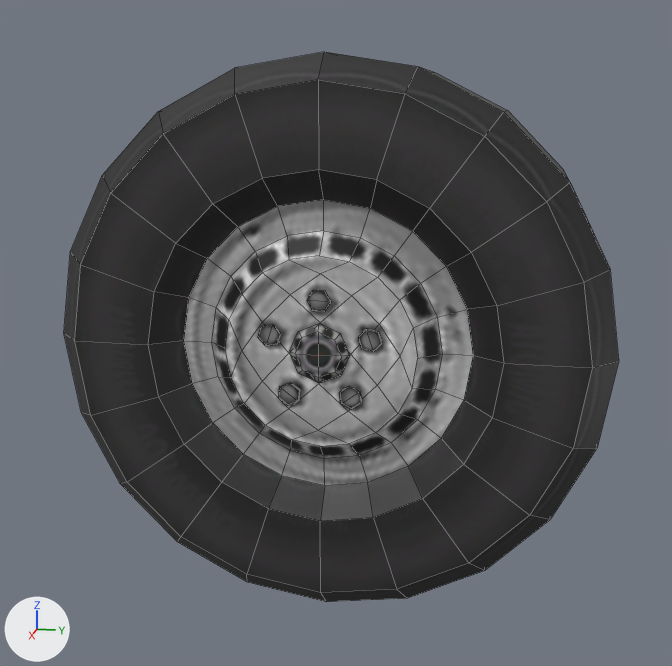
Two versions of the Blender file Parts/Wheels/Wheels.blend, one commit apart.
Camera for both pictures: a camera (50 mm lens) standing at (0.538, 0.104, 0.13) and looking at (0.001, -0.003, -0.004). Arrows for +X, +Y and +Z are at lower left; the lights stay in place. Mesh edges are drawn as thin lines. The same objects are shown in both versions, whatever each file hides.

Before the edit, the objects in view are built like this:
```python
me_wheels_cylinder_003 = bpy.data.meshes.new('Wheels_Cylinder.003')
me_wheels_cylinder_003.from_pydata(...)  # 426 vertices, 374 faces; spans x -0.067..0.067, y -0.156..0.156, z -0.156..0.156
# faces by material slot: [130, 244]
me_wheels_cylinder_003.materials.append(mat_c_wheel)  # picture img_d36bd80540b2df5a4896fe2397f664b2_jpg
me_wheels_cylinder_003.materials.append(mat_material)  # picture img_wheels_normal_1_png
ob_wc_in = bpy.data.objects.new('WC_IN', me_wheels_cylinder_003)
ob_wc_in.location = (0.0, 0.0, 0.0)
ob_wc_in.rotation_euler = (1.571, 0.0, 0.0)  # degrees (90, 0, 0)
```
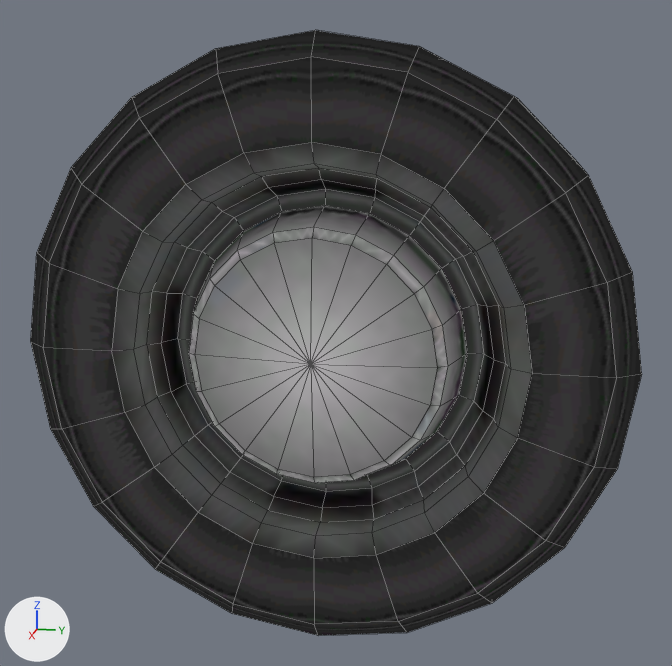
Where the change shows, as pixel boxes [x1, y1, x2, y2] in the pictures (672 x 666 px):
'WC_IN', reshaped, turned: before [64, 52, 619, 602]; after [31, 30, 642, 636]
part 1 of me_wheels_cylinder_003, rebuilt (10% wider, 10% taller): before [64, 52, 619, 602]; after [31, 30, 642, 636]
part 2 of me_wheels_cylinder_003, deleted: before [258, 290, 382, 409]

What changed in the scene script:
```text
Add mat_wheels_normal_1:
    mat_wheels_normal_1 = bpy.data.materials.new('Wheels_Normal_1')
    mat_wheels_normal_1.use_nodes = True; mat_wheels_normal_1.node_tree.nodes.clear()
    _N = mat_wheels_normal_1.node_tree.nodes; _L = mat_wheels_normal_1.node_tree.links
    n0 = _N.new('ShaderNodeOutputMaterial'); n0.name = 'Material Output'
    n1 = _N.new('ShaderNodeTexImage'); n1.name = 'Image Texture.001'
    n1.image = img_wheels_normal_1_png
    _L.new(n1.outputs[0], n0.inputs[0])  # 'Color' to 'Surface'
Change me_wheels_cylinder_003:
    used by ob_wc_in; location = (0.0, 0.0, 0.0); rotation_euler = (1.571, 0.0, 0.0), in degrees (90, 0, 0)
    remove me_wheels_cylinder_003.from_pydata(...)  # 426 vertices, 374 faces; spans x -0.067..0.067, y -0.156..0.156, z -0.156..0.156
    remove me_wheels_cylinder_003.materials.append(mat_c_wheel)  # picture img_d36bd80540b2df5a4896fe2397f664b2_jpg
    remove me_wheels_cylinder_003.materials.append(mat_material)  # picture img_wheels_normal_1_png
    add me_wheels_cylinder_003.from_pydata(...)  # 402 vertices, 420 faces; spans x -0.086..0.085, y -0.165..0.165, z -0.165..0.165
    me_wheels_cylinder_003 part 1: the loose piece of 272 vertices spanning x -0.064..0.064, y -0.156..0.156, z -0.156..0.156 is rebuilt with 402 vertices and now spans x -0.086..0.085, y -0.165..0.165, z -0.165..0.165, in mat_wheels_normal_1
    me_wheels_cylinder_003 part 2: 12 loose pieces with 154 vertices, spanning x -0.067..0.067, y -0.03..0.035, z -0.034..0.034, are deleted
    add me_wheels_cylinder_003.materials.append(mat_wheels_normal_1)
Change ob_wc_in:
    ob_wc_in.rotation_euler: (1.571, 0.0, 0.0) -> (0.0, 0.0, 0.0)  # degrees (90, 0, 0) -> degrees (0, 0, 0)
```
